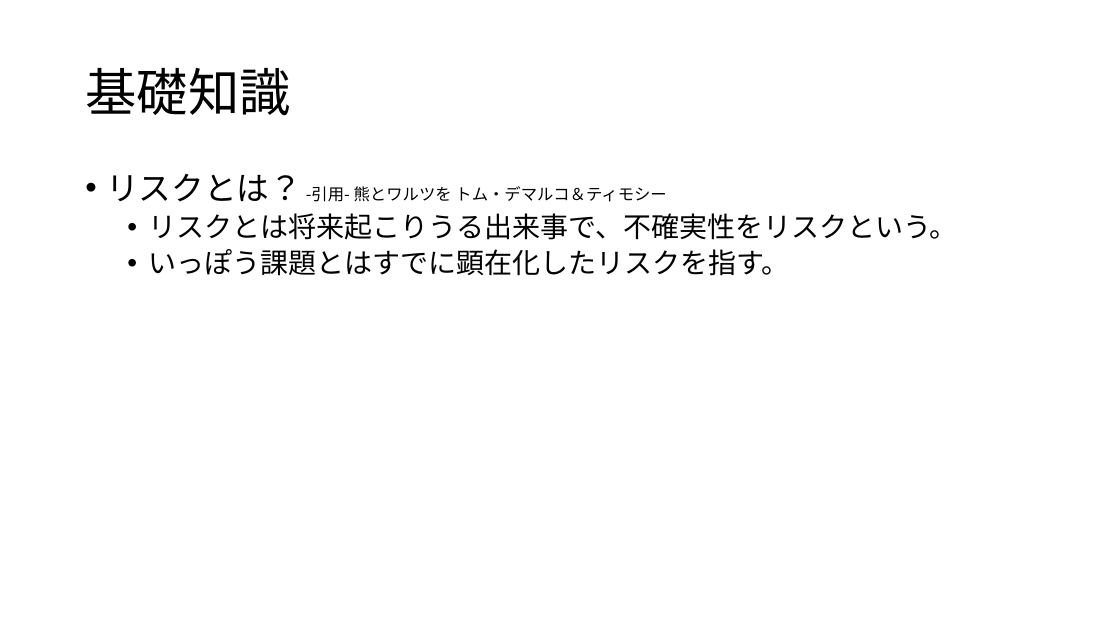
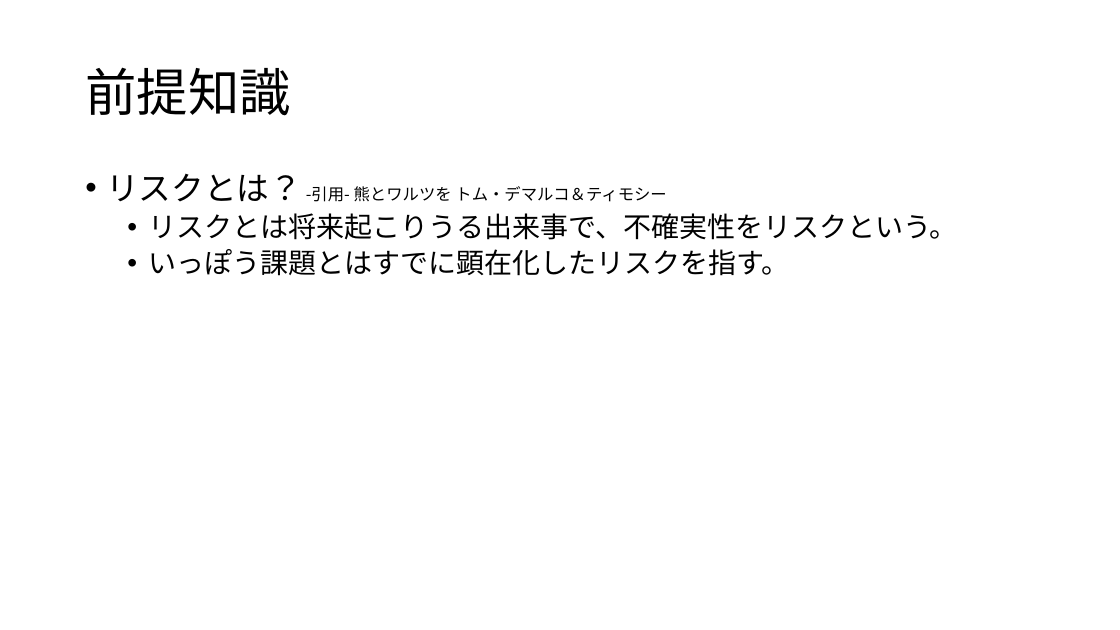
Before and after one commit to tanakahda4/project-management-toolbox, a slide deck: slide 3 of 008_リスクマネジメント/リスクマネジメント.pptx. Drawn at 1120x630 pixels with LibreOffice and Linux fonts; fonts in the diff are those of the drawing. Boxes give left, top, right and bottom in pixels: in the first picture for what was removed or moved away, otherwise in the second. Text is boxed around its words. In the diff, an @@ line names an element or a change of style, - is before the commit and + after.

```diff
--- a/008_リスクマネジメント/リスクマネジメント.pptx
+++ b/008_リスクマネジメント/リスクマネジメント.pptx
@@ title at (85,67,290,116): text changed @@
-基礎知識
+前提知識
```
Also in this commit, not shown: 1 other slide changed, 2 slides added, 1 slide removed, 2 other files.
